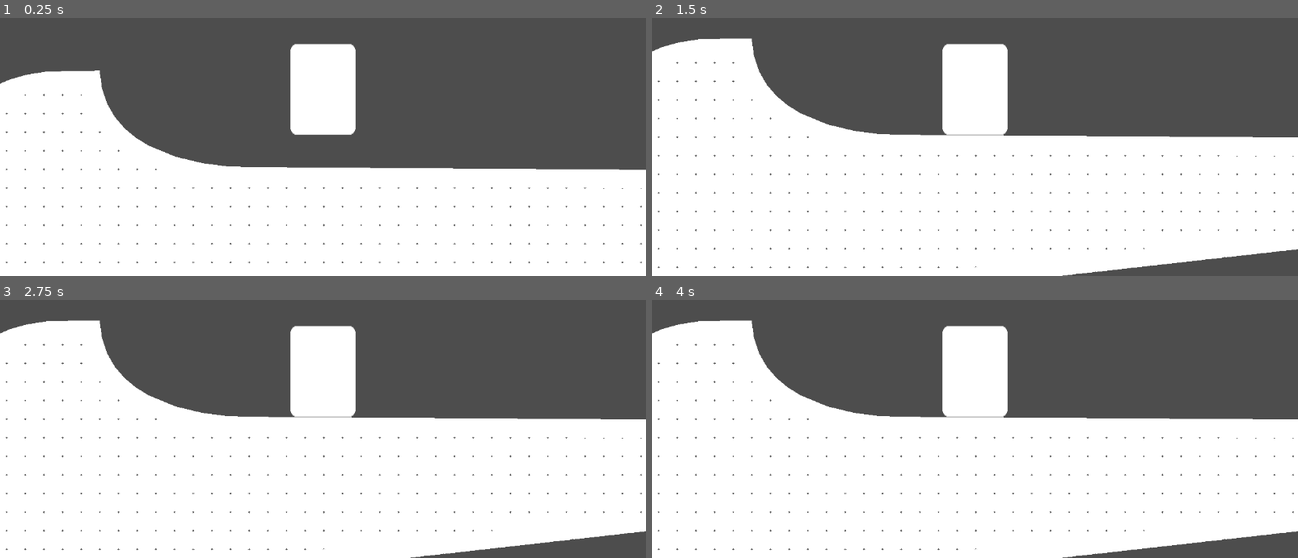
Above: before the commit, frames 1-4 (two rows, left to right).
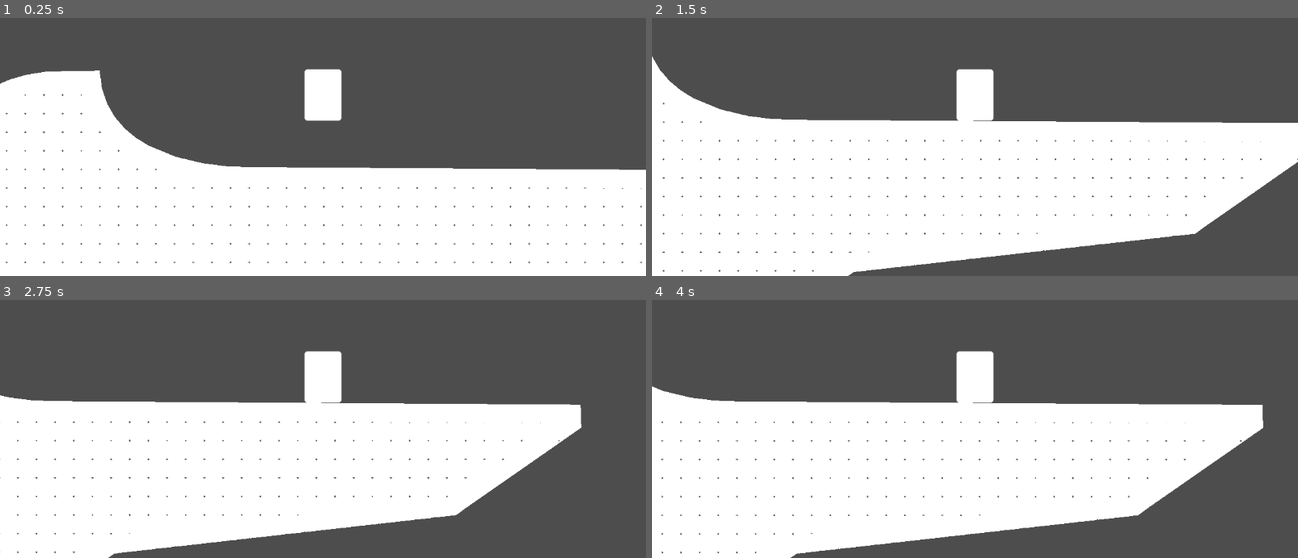
Above: after the commit, the same moments.

Repository: yourname3/jf-s25
Game: Godot game, scene res://level/level.tscn
The game is run twice, just before and just after one commit, with the same random seed, the same clock (stepped at 60 frames per second) and the same inputs.
Inputs (mouse positions are in pixels of both pictures, inside the frame that each line leads up to):
- Up to frame 1 (0.25 s): no input
- Up to frame 2 (1.5 s): tap Enter at 0.5 s; move the mouse to (1117, 77) at 0.52 s; hold D (right) 0.53-1.25 s; hold Alt 0.53-1.25 s; click (1117, 77) at 0.67 s; tap Space at 0.77 s; drag from (845, 113) to (942, 167) at 1.27 s
- Up to frame 3 (2.75 s): tap Space at 2 s; move the mouse to (outside the picture) at 2.02 s; hold D (right) from 2.03 s (still down); hold Ctrl from 2.03 s (still down)
- Up to frame 4 (4 s): release D (right) at 2.75 s; release Ctrl at 2.75 s; drag from (942, 449) to (781, 323) at 2.77 s; tap Enter at 3.5 s; move the mouse to (1168, 431) at 3.52 s; hold A (left) from 3.53 s (still down); hold Alt from 3.53 s (still down); tap Space at 3.77 s

The runs differ from the first frame. In frame 1, 2.5% of the frame differs, in the area x 44-56%, y 10-46%; in frame 2, 18%; in frame 3, 26%, in the area x 0-100%, y 7-100%; in frame 4, 24%.

Commit message:
bare minimum movement

Diff:
--- a/level/level.tscn
+++ b/level/level.tscn
@@ -1,8 +1,7 @@
-[gd_scene load_steps=43 format=3 uid="uid://bda6bue7aop33"]
+[gd_scene load_steps=42 format=3 uid="uid://bda6bue7aop33"]
 
 [ext_resource type="PackedScene" uid="uid://d0u0o1s2jxhbj" path="res://player/player.tscn" id="1_7lnir"]
 [ext_resource type="Script" uid="uid://clts7ttaac1qj" path="res://addons/rmsmartshape/shapes/shape.gd" id="2_0v1st"]
-[ext_resource type="Script" uid="uid://b14jeh0pd1aal" path="res://player/player.gd" id="2_xii2b"]
 [ext_resource type="Script" uid="uid://coaymqsgs0h2q" path="res://addons/rmsmartshape/vertex_properties.gd" id="3_6gtgk"]
 [ext_resource type="Script" uid="uid://cb2icyedydm1p" path="res://addons/rmsmartshape/shapes/point.gd" id="4_cw150"]
 [ext_resource type="Script" uid="uid://g01lopkfyc68" path="res://addons/rmsmartshape/shapes/point_array.gd" id="5_xii2b"]
@@ -259,7 +258,6 @@
 
 [node name="Player" parent="." instance=ExtResource("1_7lnir")]
 position = Vector2(2230, 611)
-script = ExtResource("2_xii2b")
 
 [node name="Camera2D" type="Camera2D" parent="Player"]
 zoom = Vector2(0.26, 0.26)
--- a/player/player.gd
+++ b/player/player.gd
@@ -1,8 +1,8 @@
 extends CharacterBody2D
 class_name Player
 
-const H_VEL = 500.0
-const H_ACCEL = 1500.0
+const H_VEL = 1024.0
+const H_ACCEL = 4096.0
 
 func h_input() -> float:
 	return Input.get_axis("left", "right")
@@ -11,13 +11,14 @@
 	velocity += get_gravity() * delta
 
 	var target_x_vel := h_input() * H_VEL
-	var x_accel: float = sign(target_x_vel - velocity.x)
+	print(target_x_vel)
+	var x_accel: float = sign(target_x_vel - velocity.x) * H_ACCEL
 	var x_accel_integrated = x_accel * delta
 
 	if abs(x_accel_integrated) > abs(target_x_vel - velocity.x):
 		x_accel_integrated = target_x_vel - velocity.x
+	print(x_accel_integrated)
 
 	velocity.x += x_accel_integrated
 
-
 	move_and_slide()
--- a/player/player.tscn
+++ b/player/player.tscn
@@ -1,22 +1,22 @@
-[gd_scene load_steps=4 format=3 uid="uid://d0u0o1s2jxhbj"]
+[gd_scene load_steps=5 format=3 uid="uid://d0u0o1s2jxhbj"]
 
+[ext_resource type="Script" uid="uid://b14jeh0pd1aal" path="res://player/player.gd" id="1_g1dw6"]
 [ext_resource type="PackedScene" uid="uid://b2cjwbuhd8mm3" path="res://player/starlight_glimmer.tscn" id="1_oul6g"]
 [ext_resource type="Texture2D" uid="uid://dxyu74jyy6a5l" path="res://whitebox/whitebox_round.png" id="2_rkbax"]
 
 [sub_resource type="RectangleShape2D" id="RectangleShape2D_rkbax"]
-size = Vector2(450, 627)
+size = Vector2(256, 356)
 
 [node name="Player" type="CharacterBody2D"]
+script = ExtResource("1_g1dw6")
 
 [node name="Node2D" parent="." instance=ExtResource("1_oul6g")]
 visible = false
 position = Vector2(-403, 274)
 
 [node name="CollisionShape2D" type="CollisionShape2D" parent="."]
-position = Vector2(0, -37.5)
 shape = SubResource("RectangleShape2D_rkbax")
 
 [node name="Sprite2D" type="Sprite2D" parent="."]
-position = Vector2(0, -38.5)
-scale = Vector2(3.48438, 4.85156)
+scale = Vector2(2, 2.76563)
 texture = ExtResource("2_rkbax")
